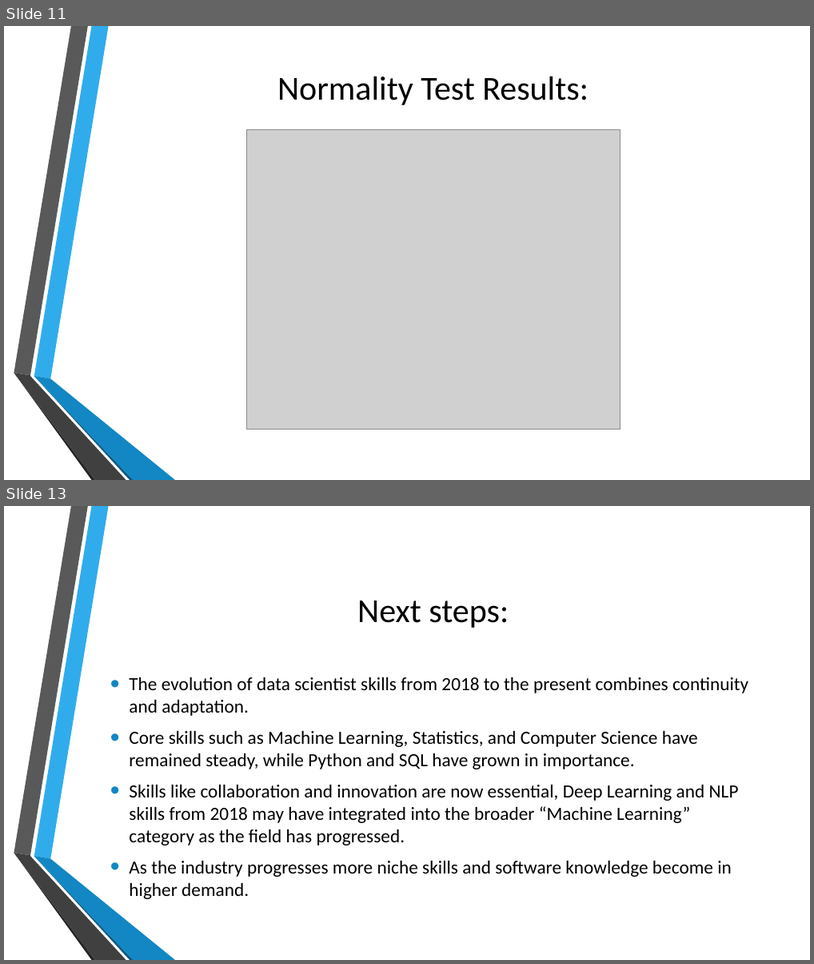
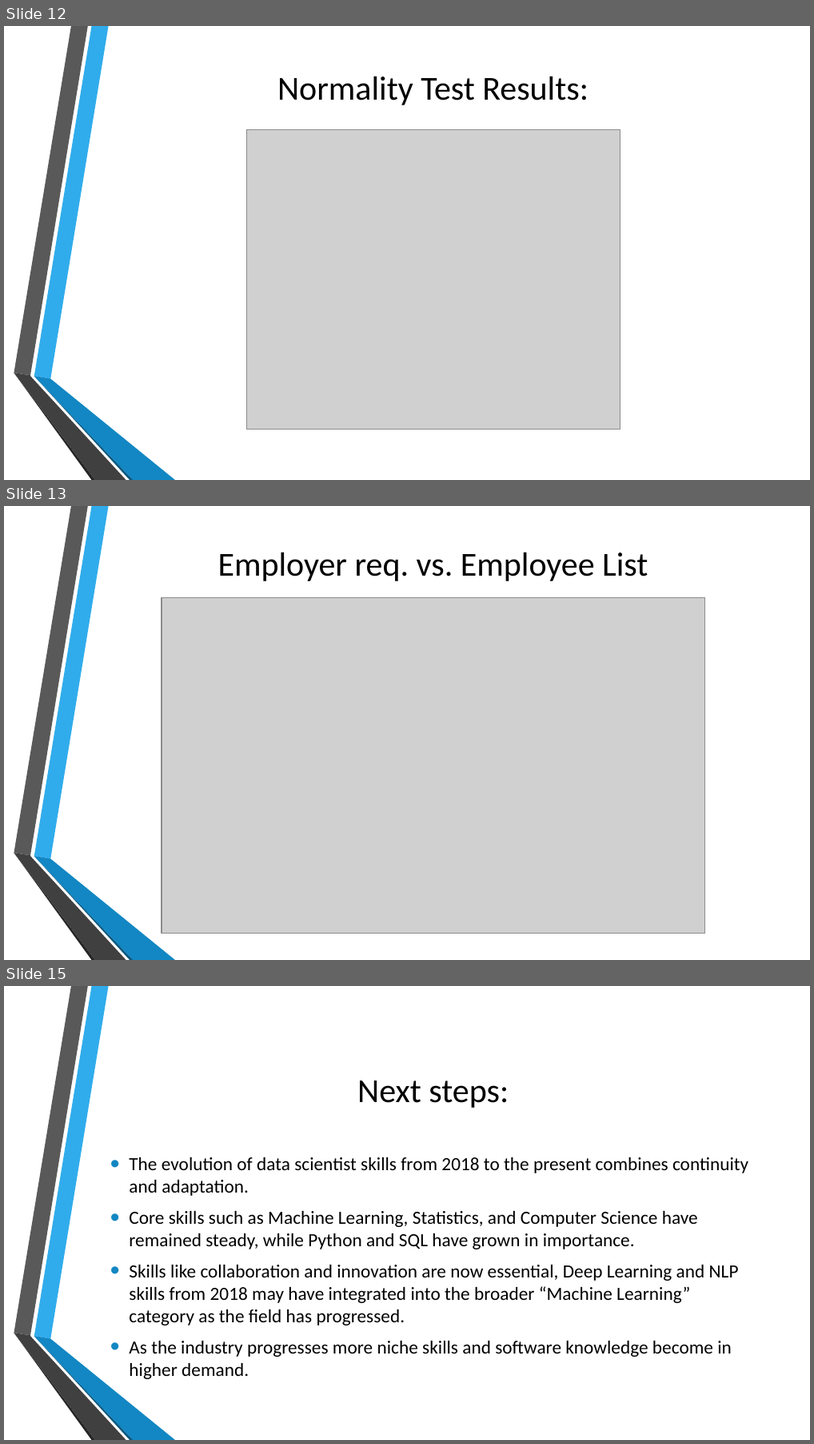
Before and after one commit to jonburns2454/Project-3-DATA607, a slide deck: Project_3_presentation_JB_MR.pptx. Shown one above the other, each under a label of ours: slides 11 and 13 before the commit, slides 12, 13 and 15 after it; the slides between them are not shown. The pictures are 814x964 and 814x1444 pixels, drawn with LibreOffice and Linux fonts; fonts in the diff are those of the drawing; grey boxes stand for pictures; background and template pictures are left out. Boxes give left, top, right and bottom in pixels: in the first picture for what was removed or moved away, otherwise in the second. Text is boxed around its words. In the diff, an @@ line names an element or a change of style, - is before the commit and + after.

```diff
--- a/Project_3_presentation_JB_MR.pptx
+++ b/Project_3_presentation_JB_MR.pptx
@@ slide 13 added at <box>4,506,810,960</box>, background picture (left out); not listed: 6 template elements that a slide beside it also shows @@
@@ title added at <box>218,552,648,581</box>, 30 pt, text #000000 @@
+Employer req. vs. Employee List
@@ picture added at <box>162,598,705,933</box> @@
@@ what was slide 11 is now slide 12 @@
@@ what was slide 13 is now slide 15 @@
```
Also in this commit, not shown: 2 other slides added.
